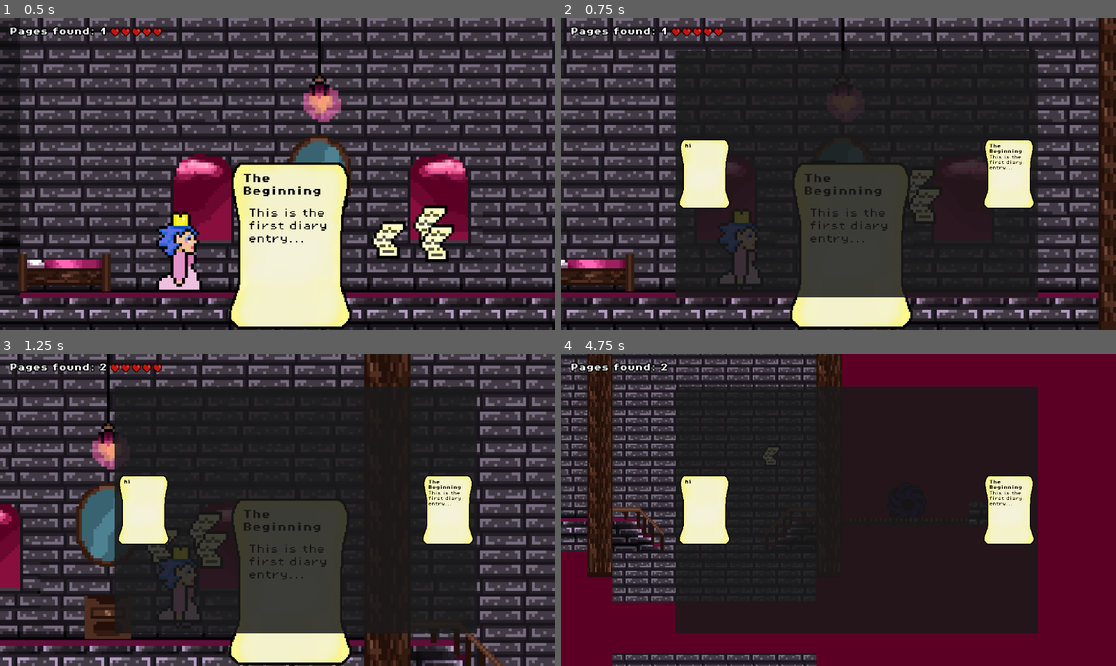
Above: before the commit, frames 1-4 (two rows, left to right).
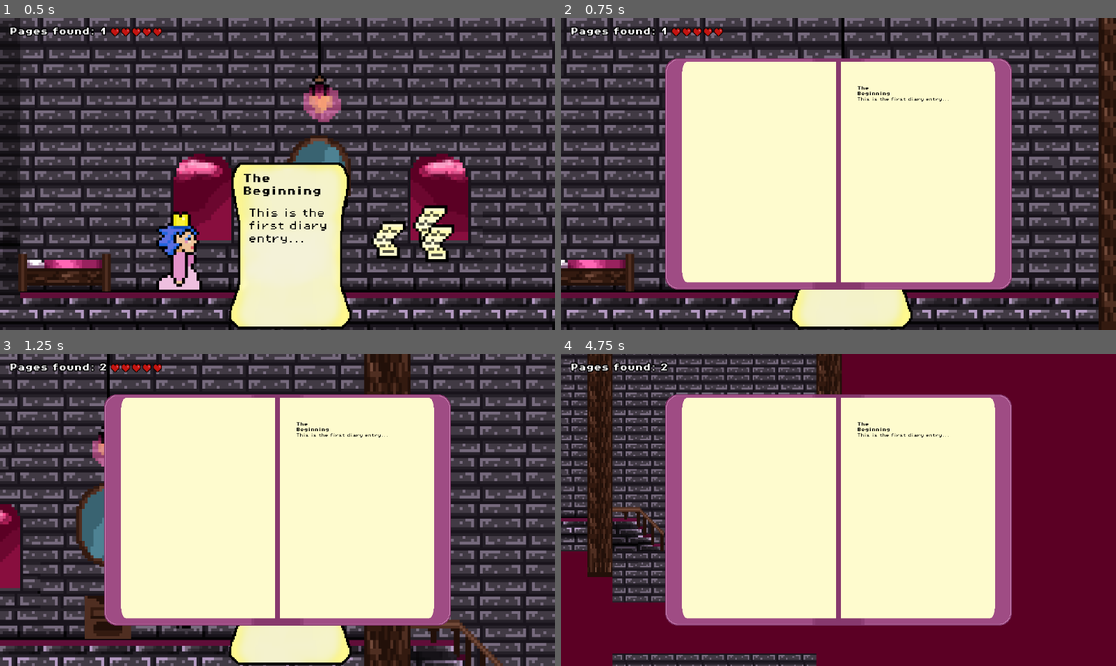
Above: after the commit, the same moments.

Repository: Gert1337/Game1
Game: Godot game, scene res://scenes/game.tscn
Same seed, same stepped clock (60 frames per second), same inputs: the game is played once before the commit and once after it.
Inputs:
- Up to frame 1 (0.5 s): no input
- Up to frame 2 (0.75 s): hold Right (move_right) from 0.53 s (still down); tap B (Open Diary) at 0.6 s
- Up to frame 3 (1.25 s): keep holding Right (move_right); tap Space (jump) at 0.77 s
- Up to frame 4 (4.75 s): tap C (CloseDiaryPage) at 1.35, 4.35 s; tap Space (jump) at 1.52, 3.02, 3.77, 4.52 s; tap B (Open Diary) at 1.55, 2.1, 3.05, 3.6, 4.55 s; release Right (move_right) at 2.03 s; hold Left (move_left) 2.03-2.78 s; hold Right (move_right) 2.78-4.28 s; tap Z (shoot) at 2.85 s; tap Escape (cancel, bound only after the commit) at 4.15 s; hold Left (move_left) from 4.28 s (still down)

Frame 1 is identical in both runs. In frame 2, 49% of the frame differs, in the area x 18-86%, y 10-90%; in frame 3, 48%; in frame 4, 51%.

Commit message:
diary opens and closes

Diff:
--- a/project.godot
+++ b/project.godot
@@ -60,6 +60,21 @@
 "events": [Object(InputEventKey,"resource_local_to_scene":false,"resource_name":"","device":-1,"window_id":0,"alt_press …(191 unchanged characters)…
 ]
 }
+diary_page_back={
+"deadzone": 0.2,
+"events": [Object(InputEventKey,"resource_local_to_scene":false,"resource_name":"","device":-1,"window_id":0,"alt_pressed":false,"shift_pressed":false,"ctrl_pressed":false,"meta_pressed":false,"pressed":false,"keycode":0,"physical_keycode":4194324,"key_label":0,"unicode":0,"location":0,"echo":false,"script":null)
+]
+}
+diary_page_forward={
+"deadzone": 0.2,
+"events": [Object(InputEventKey,"resource_local_to_scene":false,"resource_name":"","device":-1,"window_id":0,"alt_pressed":false,"shift_pressed":false,"ctrl_pressed":false,"meta_pressed":false,"pressed":false,"keycode":0,"physical_keycode":4194323,"key_label":0,"unicode":0,"location":0,"echo":false,"script":null)
+]
+}
+cancel={
+"deadzone": 0.2,
+"events": [Object(InputEventKey,"resource_local_to_scene":false,"resource_name":"","device":-1,"window_id":0,"alt_pressed":false,"shift_pressed":false,"ctrl_pressed":false,"meta_pressed":false,"pressed":false,"keycode":0,"physical_keycode":4194305,"key_label":0,"unicode":0,"location":0,"echo":false,"script":null)
+]
+}
 
 [rendering]
 
--- a/scenes/dairy_UI.tscn
+++ b/scenes/dairy_UI.tscn
@@ -1,47 +1,37 @@
 [gd_scene load_steps=6 format=3 uid="uid://dkudaxxmorc3h"]
 
 [ext_resource type="Script" uid="uid://rlfdsisxpfnd" path="res://scripts/dairy_ui.gd" id="1_0xf0n"]
-[ext_resource type="Texture2D" uid="uid://2dawtnkqbpp4" path="res://assets/sprites/diarypage_notorn.png" id="2_n458d"]
+[ext_resource type="Texture2D" uid="uid://ggvhamiopdec" path="res://assets/sprites/DiaryUI.png" id="2_pyx8b"]
 [ext_resource type="FontFile" uid="uid://lhcl8yfyji7b" path="res://assets/fonts/PixelOperator8-Bold.ttf" id="3_pyx8b"]
 [ext_resource type="FontFile" uid="uid://du4cunskre3u3" path="res://assets/fonts/PixelOperator8.ttf" id="4_y5711"]
 
-[sub_resource type="StyleBoxTexture" id="StyleBoxTexture_4wims"]
-texture = ExtResource("2_n458d")
+[sub_resource type="StyleBoxTexture" id="StyleBoxTexture_y5711"]
+texture = ExtResource("2_pyx8b")
 
-[node name="DialogBox" type="Control"]
-z_index = 23
-layout_mode = 3
-anchor_right = 1.0
-anchor_bottom = 1.0
-grow_horizontal = 2
-grow_vertical = 2
-size_flags_horizontal = 4
-size_flags_vertical = 4
-size_flags_stretch_ratio = 0.0
+[node name="DialogBox" type="CanvasLayer"]
 script = ExtResource("1_0xf0n")
 
-[node name="CanvasLayer" type="CanvasLayer" parent="."]
-
-[node name="CenterContainer" type="CenterContainer" parent="CanvasLayer"]
+[node name="CenterContainer" type="CenterContainer" parent="."]
 anchors_preset = 8
 anchor_left = 0.5
 anchor_top = 0.5
 anchor_right = 0.5
 anchor_bottom = 0.5
-offset_left = -112.0
-offset_top = -89.0
-offset_right = 188.0
-offset_bottom = 89.0
+offset_left = -376.0
+offset_top = -256.0
+offset_right = 376.0
+offset_bottom = 256.0
 grow_horizontal = 2
 grow_vertical = 2
 
-[node name="Panel" type="Panel" parent="CanvasLayer/CenterContainer"]
+[node name="Panel" type="Panel" parent="CenterContainer"]
 custom_minimum_size = Vector2(752, 512)
 layout_mode = 2
 size_flags_horizontal = 4
 size_flags_vertical = 4
+theme_override_styles/panel = SubResource("StyleBoxTexture_y5711")
 
-[node name="MarginContainer" type="MarginContainer" parent="CanvasLayer/CenterContainer/Panel"]
+[node name="MarginContainer" type="MarginContainer" parent="CenterContainer/Panel"]
 custom_minimum_size = Vector2(752, 512)
 layout_mode = 1
 anchors_preset = -1
@@ -56,19 +46,24 @@
 grow_horizontal = 2
 grow_vertical = 2
 size_flags_stretch_ratio = 0.0
-theme_override_constants/margin_left = 4
-theme_override_constants/margin_top = 4
-theme_override_constants/margin_right = 4
+theme_override_constants/margin_left = 64
+theme_override_constants/margin_top = 64
+theme_override_constants/margin_right = 64
 theme_override_constants/margin_bottom = 4
 
-[node name="PanelContainer" type="Panel" parent="CanvasLayer/CenterContainer/Panel/MarginContainer"]
-custom_minimum_size = Vector2(112, 144)
+[node name="PictureControl" type="Control" parent="CenterContainer/Panel/MarginContainer"]
+custom_minimum_size = Vector2(288, 400)
 layout_mode = 2
 size_flags_horizontal = 0
-size_flags_vertical = 4
-theme_override_styles/panel = SubResource("StyleBoxTexture_4wims")
+size_flags_vertical = 0
 
-[node name="Titel" type="Label" parent="CanvasLayer/CenterContainer/Panel/MarginContainer/PanelContainer"]
+[node name="TextControl" type="Control" parent="CenterContainer/Panel/MarginContainer"]
+custom_minimum_size = Vector2(288, 400)
+layout_mode = 2
+size_flags_horizontal = 8
+size_flags_vertical = 0
+
+[node name="Titel" type="Label" parent="CenterContainer/Panel/MarginContainer/TextControl"]
 layout_mode = 1
 offset_left = 15.0
 offset_top = 9.99997
@@ -82,16 +77,16 @@
 clip_text = true
 text_overrun_behavior = 2
 
-[node name="Text" type="Label" parent="CanvasLayer/CenterContainer/Panel/MarginContainer/PanelContainer"]
+[node name="Text" type="Label" parent="CenterContainer/Panel/MarginContainer/TextControl"]
 layout_mode = 2
 anchor_left = 0.5
 anchor_top = 0.5
 anchor_right = 0.5
 anchor_bottom = 0.5
-offset_left = -40.0
-offset_top = -63.0
-offset_right = 35.0
-offset_bottom = 32.0
+offset_left = -129.0
+offset_top = -167.0
+offset_right = 131.0
+offset_bottom = 178.0
 theme_override_colors/font_color = Color(0, 0, 0, 0.994)
 theme_override_fonts/font = ExtResource("4_y5711")
 theme_override_font_sizes/font_size = 8
@@ -99,42 +94,3 @@
 autowrap_mode = 2
 clip_text = true
 text_overrun_behavior = 3
-
-[node name="PanelContainer2" type="Panel" parent="CanvasLayer/CenterContainer/Panel/MarginContainer"]
-custom_minimum_size = Vector2(112, 144)
-layout_mode = 2
-size_flags_horizontal = 8
-size_flags_vertical = 4
-theme_override_styles/panel = SubResource("StyleBoxTexture_4wims")
-
-[node name="Titel" type="Label" parent="CanvasLayer/CenterContainer/Panel/MarginContainer/PanelContainer2"]
-layout_mode = 1
-offset_left = 15.0
-offset_top = 9.99997
-offset_right = 90.0
-offset_bottom = 33.0
-theme_override_colors/font_color = Color(0, 0, 0, 0.989)
-theme_override_fonts/font = ExtResource("3_pyx8b")
-theme_override_font_sizes/font_size = 8
-text = "hi"
-autowrap_mode = 2
-clip_text = true
-text_overrun_behavior = 2
-
-[node name="Text" type="Label" parent="CanvasLayer/CenterContainer/Panel/MarginContainer/PanelContainer2"]
-layout_mode = 2
-anchor_left = 0.5
-anchor_top = 0.5
-anchor_right = 0.5
-anchor_bottom = 0.5
-offset_left = -41.0
-offset_top = -39.0
-offset_right = 34.0
-offset_bottom = 56.0
-theme_override_colors/font_color = Color(0, 0, 0, 0.994)
-theme_override_fonts/font = ExtResource("4_y5711")
-theme_override_font_sizes/font_size = 8
-text = "hi"
-autowrap_mode = 2
-clip_text = true
-text_overrun_behavior = 3
--- a/scripts/dairy_ui.gd
+++ b/scripts/dairy_ui.gd
@@ -1,25 +1,42 @@
-extends Control
+extends CanvasLayer
 
 var current_page = 0
 var note_ui_instance
-@onready var titel: Label = $CanvasLayer/CenterContainer/Panel/MarginContainer/PanelContainer2/Titel
-@onready var text: Label = $CanvasLayer/CenterContainer/Panel/MarginContainer/PanelContainer2/Text
+@onready var titel: Label = $CenterContainer/Panel/MarginContainer/TextControl/Titel
+@onready var text: Label = $CenterContainer/Panel/MarginContainer/TextControl/Text
+
 
 
 
 func _ready() -> void:
-	visible = false
+	hide()
 
 
 func open_diary():
 	if GameManager.diary_entries_storage.is_empty():
 		return
-	visible = true
+	show()
 	print("visible true")
+	current_page = 0
 	show_page(current_page)
-	current_page = 0
+
 
 func show_page(index:int):
 	var entry = GameManager.diary_entries_storage[index]
 	titel.text = entry.title
 	text.text = entry.text
+
+func _input(event: InputEvent) -> void:
+	if not visible:
+		return
+	if event.is_action_pressed("diary_page_forward"):
+		if current_page < GameManager.diary_entries_storage.size() - 1:
+			current_page +=1
+			show_page(current_page)
+	if event.is_action_pressed("diary_page_back"):
+		if current_page > 0:
+			current_page -=1
+			show_page(current_page)
+	if event.is_action_pressed("cancel"):
+		print("cancel")
+		hide()
--- a/scripts/game_manager.gd
+++ b/scripts/game_manager.gd
@@ -14,7 +14,7 @@
 signal note_dismissed
 const DAIRY_UI = preload("res://scenes/dairy_UI.tscn")
 var diary_ui_instance
-@onready var player = get_tree().root.get_node("Game/Player")
+
 
 func _ready():
 	update_health_display()
@@ -24,9 +24,8 @@
 		open_diary()
 
 func open_diary():
-	if not diary_ui_instance:  # If the diary UI hasn't been instantiated
 		diary_ui_instance = DAIRY_UI.instantiate()
-		player.add_child(diary_ui_instance)
+		get_tree().current_scene.add_child(diary_ui_instance)
 	 # Add it to the scene tree (or add it to a specific parent node)
 		diary_ui_instance.open_diary()
 
Binary file added: assets/sprites/DiaryUI.png
Not shown, added: assets/sprites/DiaryUI.png.import
